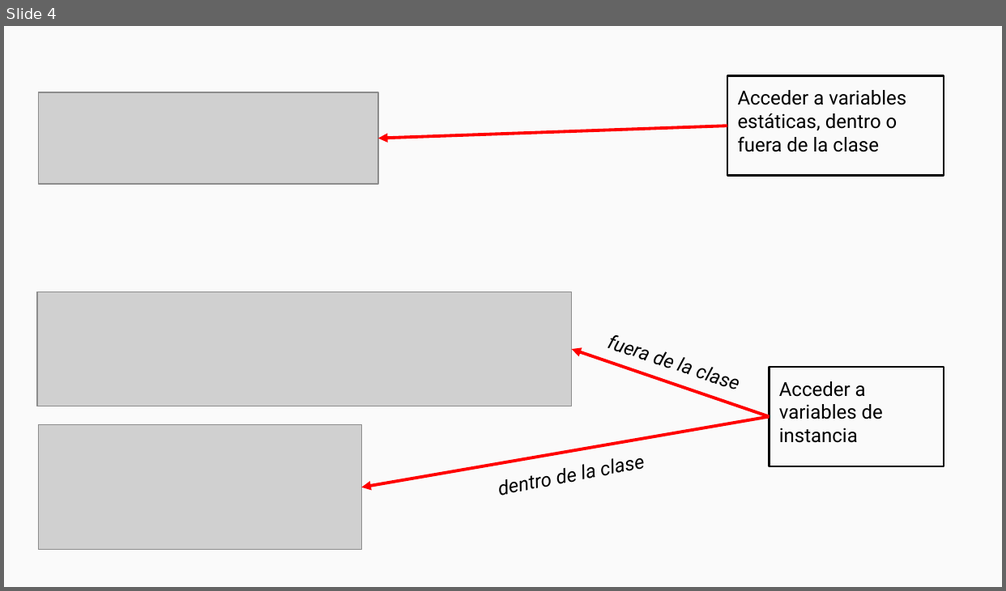
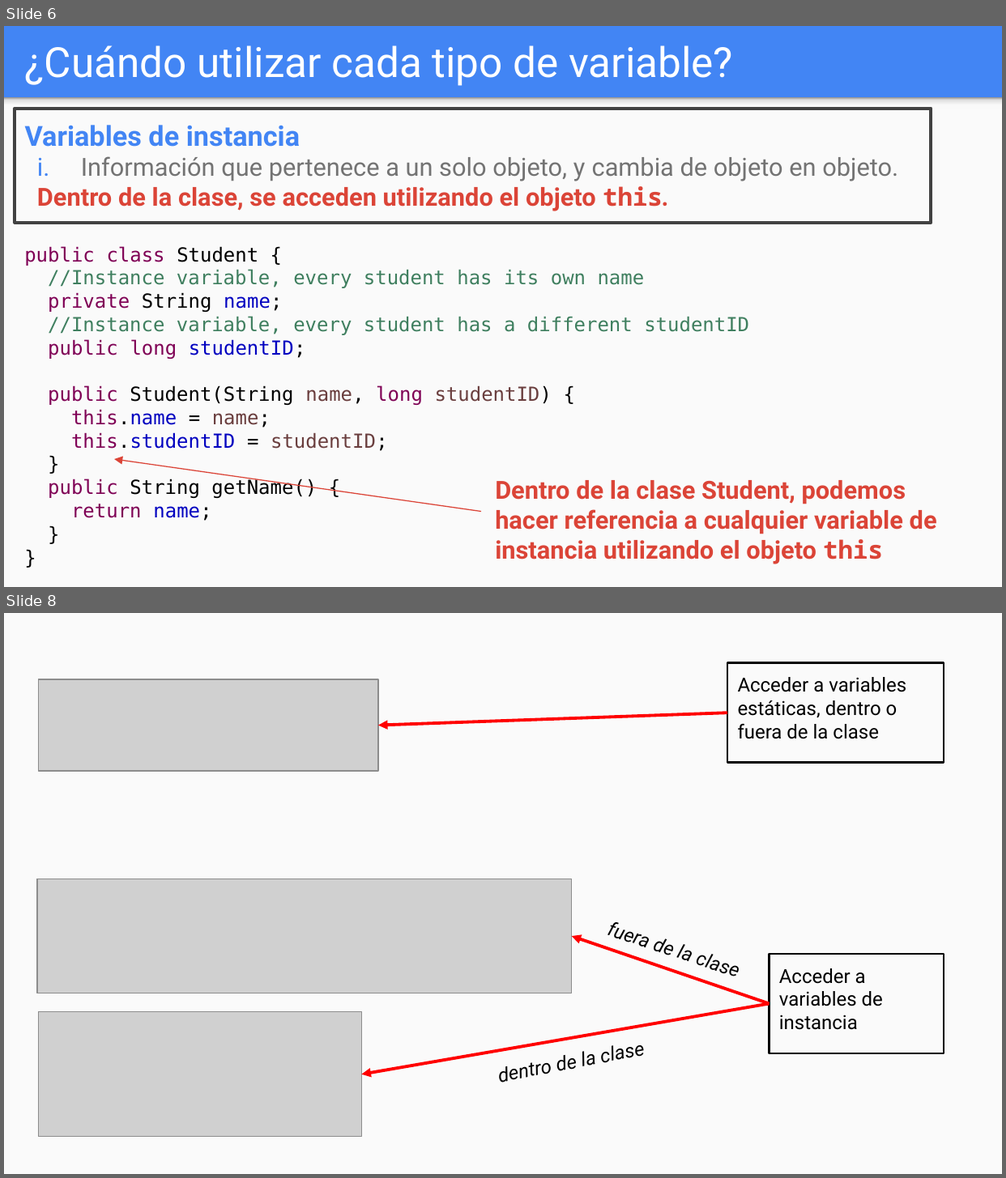
Before and after one commit to OMardil/INFO2, a slide deck: MOD06_Variables_y_metodos_estaticos/01 Presentacion/INFO2_MOD06-Variables_y_metodos_estaticos.pptx. Shown one above the other, each under a label of ours: slide 4 before the commit, slides 6 and 8 after it; the slides between them are not shown. The pictures are 1006x591 and 1006x1178 pixels, drawn with LibreOffice and Linux fonts; fonts in the diff are those of the drawing; grey boxes stand for pictures. Boxes give left, top, right and bottom in pixels: in the first picture for what was removed or moved away, otherwise in the second. Text is boxed around its words. In the diff, an @@ line names an element or a change of style, - is before the commit and + after.

```diff
--- a/MOD06_Variables_y_metodos_estaticos/01 Presentacion/INFO2_MOD06-Variables_y_metodos_estaticos.pptx
+++ b/MOD06_Variables_y_metodos_estaticos/01 Presentacion/INFO2_MOD06-Variables_y_metodos_estaticos.pptx
@@ slide 6 added at [4,26,1002,587], background #4285F4 @@
@@ title added at [25,45,733,86], 30 pt, text #FFFFFF @@
+¿Cuándo utilizar cada tipo de variable?
@@ rectangle added at [4,98,1002,587], fill #FAFAFA @@
@@ rectangle added at [4,98,1002,109], fill gradient #F9F9F9 to #DEDEDE to #999999 @@
@@ rectangle added at [15,108,931,223], outline #424242 2.25 pt, 18 pt, text #737373, bold @@
+Variables de instancia
+i. Información que pertenece a un solo objeto, y cambia de objeto en objeto.
+Dentro de la clase, se acceden utilizando el objeto this.
@@ text added at [24,246,749,521], 14 pt, text #3F7F5F @@
+public class Student {
+//Instance variable, every student has its own name
+private String name;
+//Instance variable, every student has a different studentID
+public long studentID;
+public Student(String name, long studentID) {
+this.name = name;
+this.studentID = studentID;
+}
+public String getName() {
+return name;
+}
+}
@@ arrow added from (481, 512) to (114, 459), #DB4437 0.75 pt @@
@@ text added at [495,480,937,565], 18 pt, text #DB4437, bold @@
+Dentro de la clase Student, podemos hacer referencia a cualquier variable de instancia utilizando el objeto this
@@ what was slide 4 is now slide 8 @@
```
Also in this commit, not shown: 9 slides changed, 4 other slides added, 1 slide removed, 9 other files.
